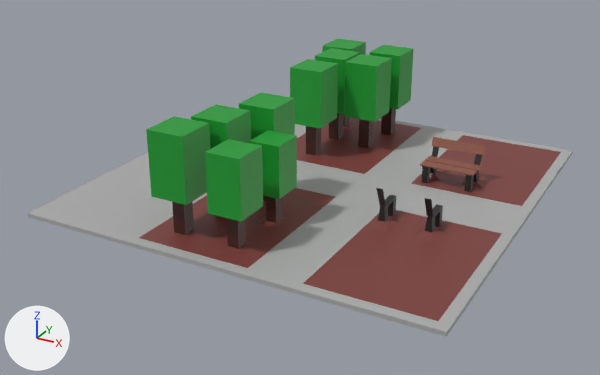
The Blender file SafetyFirst/Budynek06.blend: old version first, new version second.
Both versions are drawn from a 50 mm lens placed at (4.34, -8.5, 4.12), pointed at (-0.12, -0.39, 0.06). Every picture has the same lights, and +X, +Y and +Z are marked at lower left.

Objects in the first picture: 'Tree Type5 02 Model'.
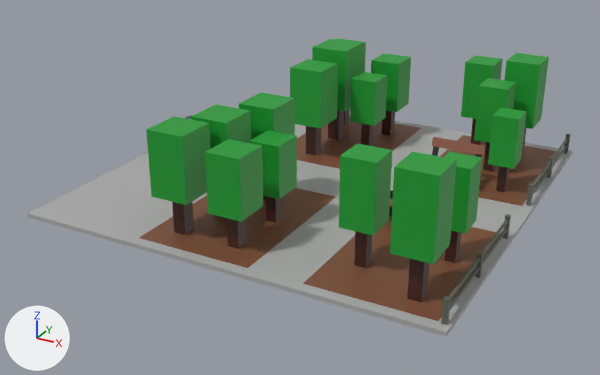
The change, as a list of edits to the scene's bpy script:
```text
Add mat_fence:
    mat_fence = principled_material('Fence')
    mat_fence.base_color = (0.122, 0.13, 0.106)  # dark grey #62655c
Add mat_fountain:
    mat_fountain = principled_material('Fountain')
    mat_fountain.base_color = (0.212, 0.212, 0.212)  # grey #7f7f7f
Add mat_water:
    mat_water = principled_material('Water')
    mat_water.base_color = (0.18, 0.473, 0.663)  # blue #76b7d5
Change me_circle_023:
    used by ob_tree_type5_02_model
    remove me_circle_023.from_pydata(...)  # 836 vertices, 834 faces; spans x -5.0..5.0, y -5.0..5.0, z 0.0..2.5
    add me_circle_023.from_pydata(...)  # 1474 vertices, 1502 faces; spans x -5.0..5.0, y -5.0..5.0, z 0.0..2.81
    me_circle_023 part 1: 1 vertex moved from x -3.06, y 4.2, z 0.1 to x -2.9, y 4.82, z 0.1; 19 vertices removed from x -4.19..-1.16, y 2.2..4.2, z 0.1..0.55; 287 vertices added at x -4.8..-0.9, y 2.15..4.92, z 0.09..2.81
    me_circle_023 part 2: 1 vertex moved from x 3.06, y 4.2, z 0.1 to x 2.9, y 4.82, z 0.1; 11 vertices removed from x 2.49..4.19, y 2.55..4.2, z 0.1; 259 vertices added at x 0.9..4.8, y 2.22..4.92, z 0.08..2.78
    me_circle_023 part 3: 108 vertices moved from x 2.2..4.4, y -1.53..0.5, z 0.1..2.5 to x 2.3..4.35, y -1.57..0.46, z 0.09..2.75
    add me_circle_023.materials.append(mat_fence)  # dark grey #62655c
    add me_circle_023.materials.append(mat_fountain)  # grey #7f7f7f
    add me_circle_023.materials.append(mat_water)  # blue #76b7d5
```

What differs and where, as boxes [x1, y1, x2, y2] in the pictures (600 x 375 px; the box of a moved part takes in the faces that stretch with it):
part 1 of me_circle_023, built on
    before: [303, 195, 486, 321]
    after: [303, 144, 513, 331]
part 2 of me_circle_023, built on
    before: [443, 135, 561, 189]
    after: [443, 53, 572, 208]
part 3 of me_circle_023, moved or reshaped
    before: [315, 45, 414, 150]
    after: [312, 39, 411, 147]
